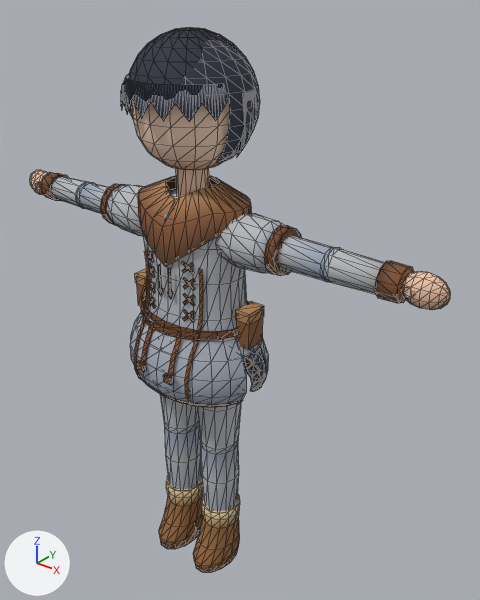
A saved change to the glTF model assets/characters/rota.glb.
Rendered twice from a 50 mm lens placed at (1.145, -1.236, 1.709), pointed at (0.072, 0.105, 0.877). The axes (+X, +Y, +Z) are drawn at lower left. The lights are the same throughout. The first picture is the older version. Mesh edges are drawn as thin lines. Vertices at exactly the same position are counted once.

The scene before the commit, as lines of its bpy script (objects in view):
```python
me_rota_cloth = bpy.data.meshes.new('Rota_Cloth')
me_rota_cloth.from_pydata(...)  # 876 vertices, 1386 faces; spans x -0.58..0.58, y -0.17..0.17, z 0.17..1.2
me_rota_cloth.materials.append(mat_village_vcol)
me_rota_hair = bpy.data.meshes.new('Rota_Hair')
me_rota_hair.from_pydata(...)  # 376 vertices, 524 faces; spans x -0.171..0.171, y -0.164..0.17, z 1.271..1.603
me_rota_hair.materials.append(mat_village_vcol)
me_rota_leather = bpy.data.meshes.new('Rota_Leather')
me_rota_leather.from_pydata(...)  # 640 vertices, 934 faces; spans x -0.61..0.61, y -0.182..0.161, z 0.0..1.235
me_rota_leather.materials.append(mat_village_vcol)
ob_rota_cloth = bpy.data.objects.new('Rota_Cloth', me_rota_cloth)
ob_rota_cloth.location = (0.0, 0.0, 0.0)
ob_rota_hair = bpy.data.objects.new('Rota_Hair', me_rota_hair)
ob_rota_hair.location = (0.0, 0.0, 0.0)
ob_rota_leather = bpy.data.objects.new('Rota_Leather', me_rota_leather)
ob_rota_leather.location = (0.0, 0.0, 0.0)
# also in view: 'Rota_Body' at (0.0, 0.0, 1.322)
```
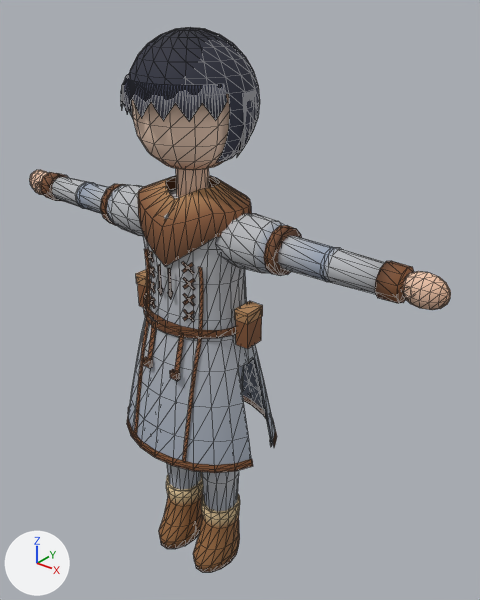
The change, as a diff of the scene's bpy script:
```diff
--- a/assets/characters/rota.glb.py
+++ b/assets/characters/rota.glb.py
@@ me_rota_cloth @@
-me_rota_cloth.from_pydata(...)  # 876 vertices, 1386 faces; spans x -0.58..0.58, y -0.17..0.17, z 0.17..1.2
+me_rota_cloth.from_pydata(...)  # 868 vertices, 1342 faces; spans x -0.58..0.58, y -0.195..0.195, z 0.17..1.2
+# me_rota_cloth part 1: the loose piece of 136 vertices spanning x -0.209..0.209, y -0.164..0.164, z 0.645..0.845 is rebuilt with 114 vertices and now spans x -0.236..0.236, y -0.189..0.189, z 0.47..0.84
+# me_rota_cloth part 2: the loose piece of 40 vertices spanning x -0.104..-0.092, y -0.155..-0.084, z 0.665..1.045 is rebuilt with 58 vertices and now spans x -0.104..-0.092, y -0.178..-0.085, z 0.49..1.05
+# me_rota_cloth part 3: the loose piece of 40 vertices spanning x 0.092..0.104, y -0.155..-0.084, z 0.665..1.045 is rebuilt with 58 vertices and now spans x 0.092..0.104, y -0.178..-0.085, z 0.49..1.05
+# me_rota_cloth part 4
+# 44 vertices are removed from x -0.198..0.198, y -0.158..0.158, z 0.645..0.665
+# 80 faces are deleted
+# 4 vertices in x -0.085..0.085, y -0.102, z 0.893..0.899 move by (0.0, 0.001, 0.0)
+# 96 vertices move from x -0.214..0.214, y -0.17..0.17, z 0.7..0.899 to x -0.224..0.224, y -0.178..0.178, z 0.56..0.899
+# 22 vertices are added at x -0.241..0.241, y -0.195..0.195, z 0.47
+# 40 new faces join them
 me_rota_cloth.materials.append(mat_village_vcol)
@@ me_rota_leather @@
-me_rota_leather.from_pydata(...)  # 640 vertices, 934 faces; spans x -0.61..0.61, y -0.182..0.161, z 0.0..1.235
+me_rota_leather.from_pydata(...)  # 662 vertices, 974 faces; spans x -0.61..0.61, y -0.198..0.198, z 0.0..1.235
+# me_rota_leather part 5: the loose piece of 8 vertices spanning x -0.065..-0.039, y -0.182..-0.17, z 0.732..0.754 is moved by (0.0, 0.025, 0.0)
+# me_rota_leather part 6: the loose piece of 8 vertices spanning x 0.039..0.065, y -0.182..-0.17, z 0.732..0.754 is moved by (0.0, 0.025, 0.0)
+# me_rota_leather part 7: the loose piece of 40 vertices spanning x -0.175..0.175, y -0.129..0.129, z 0.853..0.897 is scaled about its middle by (0.967, 0.969, 0.989)
+# me_rota_leather part 8: the loose piece of 40 vertices spanning x -0.18..0.18, y -0.133..0.133, z 0.836..0.88 is scaled about its middle by (0.947, 0.95, 0.981)
+# me_rota_leather part 9: the loose piece of 8 vertices spanning x -0.21..-0.17, y -0.03..0.03, z 0.825..0.92 is moved by (0.004, 0.0, 0.0)
+# me_rota_leather part 10: the loose piece of 8 vertices spanning x -0.212..-0.168, y -0.032..0.032, z 0.9..0.93 is moved by (0.004, 0.0, 0.0)
+# me_rota_leather part 11: the loose piece of 8 vertices spanning x 0.17..0.21, y -0.03..0.03, z 0.825..0.92 is moved by (-0.004, 0.0, 0.0)
+# me_rota_leather part 12: the loose piece of 8 vertices spanning x 0.168..0.212, y -0.032..0.032, z 0.9..0.93 is moved by (-0.004, 0.0, 0.0)
+# me_rota_leather part 13: the loose piece of 14 vertices spanning x 0.044..0.06, y -0.171..-0.125, z 0.74..0.86 is rebuilt with 14 vertices and now spans x 0.044..0.06, y -0.146..-0.118, z 0.74..0.86
+# me_rota_leather part 14: the loose piece of 14 vertices spanning x -0.06..-0.044, y -0.171..-0.125, z 0.74..0.86 is rebuilt with 14 vertices and now spans x -0.06..-0.044, y -0.146..-0.118, z 0.74..0.86
+# me_rota_leather part 15: a new loose piece of 33 vertices spanning x -0.244..0.244, y 0.05..0.198, z 0.468..0.492, in mat_village_vcol
+# me_rota_leather part 16: a new loose piece of 33 vertices spanning x -0.244..0.244, y -0.198..-0.05, z 0.468..0.492, in mat_village_vcol
+# me_rota_leather part 17: a new loose piece of 33 vertices spanning x -0.234..0.234, y 0.047..0.187, z 0.468..0.492, in mat_village_vcol
+# me_rota_leather part 18: the loose piece of 33 vertices spanning x -0.202..0.202, y -0.161..-0.036, z 0.643..0.668 is deleted
+# me_rota_leather part 19: the loose piece of 22 vertices spanning x -0.193..0.193, y 0.034..0.152, z 0.643..0.668 is deleted
+# other edits to the shape of me_rota_leather do not show in these pictures
 me_rota_leather.materials.append(mat_village_vcol)
```

What differs and where, as boxes [x1, y1, x2, y2] in the pictures (480 x 600 px; the box of a moved part takes in the faces that stretch with it):
part 1 of me_rota_cloth, rebuilt
    before: [244, 347, 266, 390]
    after: [242, 357, 273, 446]
part 2 of me_rota_cloth, rebuilt (44% taller)
    before: [134, 251, 150, 380]
    after: [134, 249, 150, 435]
part 3 of me_rota_cloth, rebuilt (16% wider, 44% taller)
    before: [185, 269, 203, 404]
    after: [182, 267, 203, 462]
part 4 of me_rota_cloth, moved or reshaped
    before: [130, 294, 269, 405]
    after: [128, 294, 275, 465]
part 5 of me_rota_leather, moved or reshaped
    before: [136, 360, 146, 372]
    after: [143, 357, 153, 368]
part 6 of me_rota_leather, moved or reshaped
    before: [163, 373, 174, 385]
    after: [170, 369, 180, 381]
part 7 of me_rota_leather, moved or reshaped
    before: [142, 288, 249, 333]
    after: [144, 290, 232, 336]
part 8 of me_rota_leather, moved or reshaped
    before: [141, 299, 238, 340]
    after: [144, 301, 236, 339]
part 9 of me_rota_leather, moved or reshaped
    before: [137, 283, 147, 306]
    after: [137, 283, 147, 308]
part 10 of me_rota_leather, moved or reshaped
    before: [135, 269, 147, 286]
    after: [136, 269, 147, 287]
part 11 of me_rota_leather, moved or reshaped
    before: [237, 317, 263, 349]
    after: [236, 316, 262, 349]
part 12 of me_rota_leather, moved or reshaped
    before: [236, 302, 264, 325]
    after: [235, 301, 263, 324]
part 13 of me_rota_leather, rebuilt (33% narrower)
    before: [168, 335, 182, 375]
    after: [175, 333, 184, 372]
part 14 of me_rota_leather, rebuilt (31% narrower, 7% shorter)
    before: [141, 323, 153, 363]
    after: [148, 322, 156, 359]
part 15 of me_rota_leather, added (mostly hidden)
    after: [272, 418, 277, 448]
part 16 of me_rota_leather, added
    after: [127, 406, 253, 473]
part 17 of me_rota_leather, added (mostly hidden)
    after: [243, 396, 271, 444]
part 18 of me_rota_leather, deleted
    before: [142, 380, 243, 407]
part 19 of me_rota_leather, deleted
    before: [244, 357, 261, 391]
